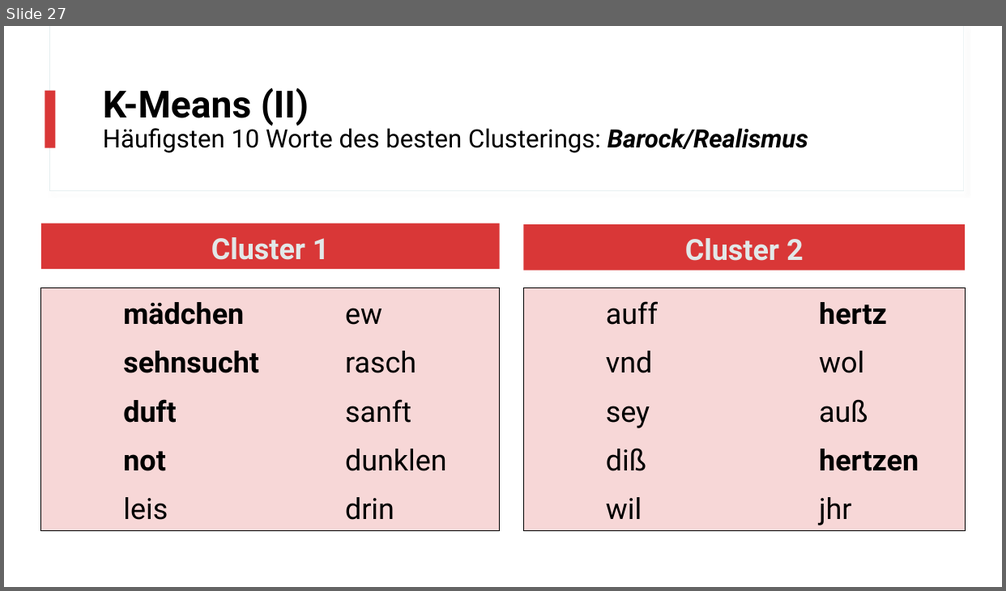
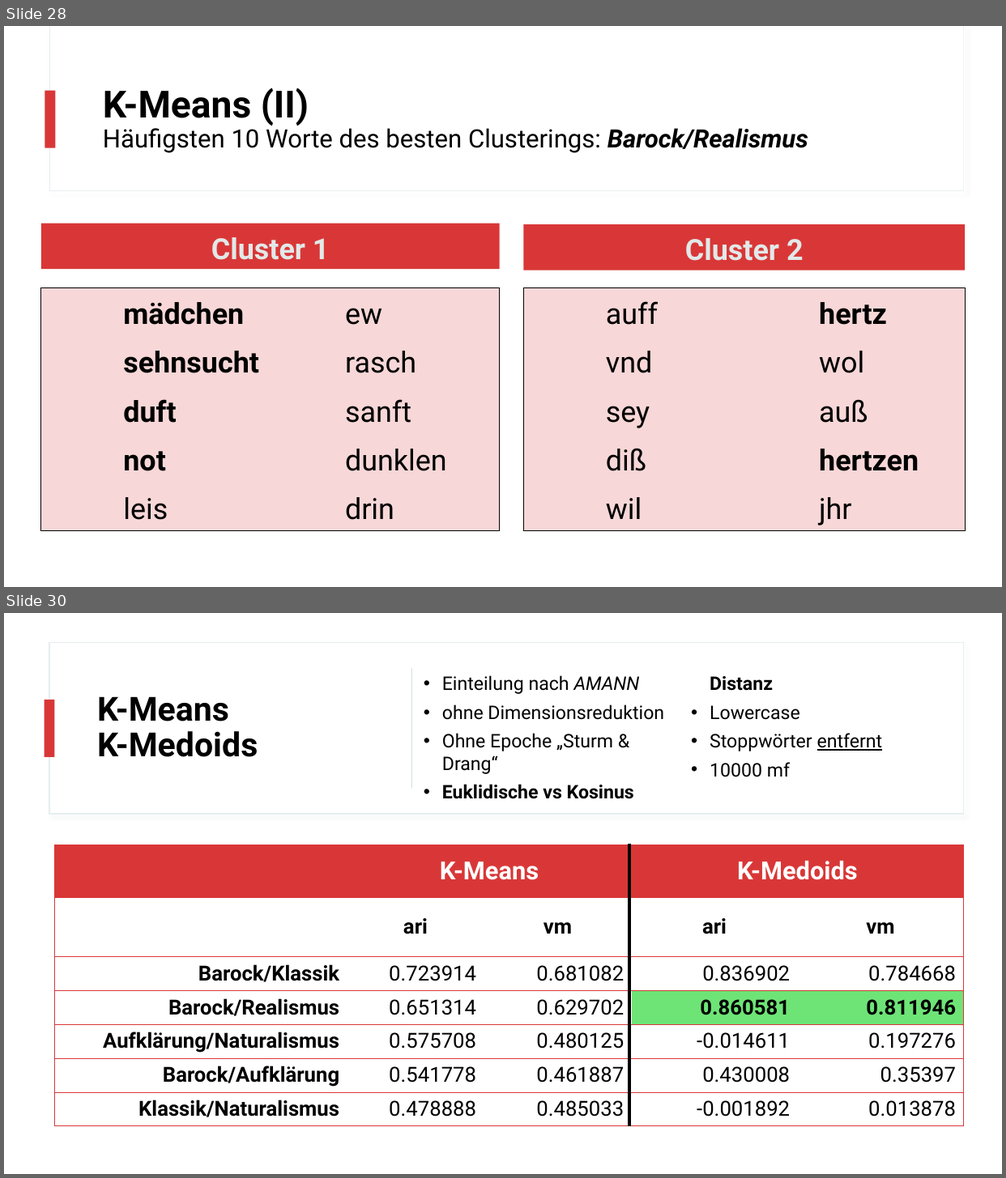
Before and after one commit to realjanpaulus/clusterpoems, a slide deck: presentation/clustering_presentation.pptx. Shown one above the other, each under a label of ours: slide 27 before the commit, slides 28 and 30 after it; the slides between them are not shown. The pictures are 1006x591 and 1006x1178 pixels, drawn with LibreOffice and Linux fonts; fonts in the diff are those of the drawing. Boxes give left, top, right and bottom in pixels: in the first picture for what was removed or moved away, otherwise in the second. Text is boxed around its words. In the diff, an @@ line names an element or a change of style, - is before the commit and + after.

```diff
--- a/presentation/clustering_presentation.pptx
+++ b/presentation/clustering_presentation.pptx
@@ slide 30 added at <box>4,613,1002,1174</box>, background #FFFFFF; not listed: 2 template elements that a slide beside it also shows @@
@@ rectangle added at <box>4,613,1002,1174</box>, fill #FFFFFF @@
@@ rectangle added at <box>49,643,964,814</box>, fill #FFFFFF, outline #E5EEF0 1 pt @@
@@ rectangle added at <box>411,669,412,789</box>, fill #BDD5DB @@
@@ text added at <box>442,675,883,799</box>, 18 pt, text #000000 @@
+• Einteilung nach AMANN
+• ohne Dimensionsreduktion
+• Ohne Epoche „Sturm & Drang“
+• Euklidische vs Kosinus Distanz
+• Lowercase
+• Stoppwörter entfernt
+• 10000 mf
@@ rectangle added at <box>44,700,55,757</box>, fill #D93737 @@
@@ title added at <box>97,696,258,757</box>, 32 pt, text #000000, bold @@
+K-Means
+K-Medoids
@@ table added at <box>55,845,965,1127</box>, 7 rows, 5 columns @@
+ | K-Means |  | K-Medoids | 
+ | ari | vm | ari | vm
+Barock/Klassik | 0.723914 | 0.681082 | 0.836902 | 0.784668
+Barock/Realismus | 0.651314 | 0.629702 | 0.860581 | 0.811946
+Aufklärung/Naturalismus | 0.575708 | 0.480125 | -0.014611 | 0.197276
+Barock/Aufklärung | 0.541778 | 0.461887 | 0.430008 | 0.35397
+Klassik/Naturalismus | 0.478888 | 0.485033 | -0.001892 | 0.013878
@@ line added from (629, 844) to (629, 1127), #000000 3 pt @@
@@ what was slide 27 is now slide 28 @@
```
Also in this commit, not shown: 1 slide changed, 5 other slides added, 10 other files.
